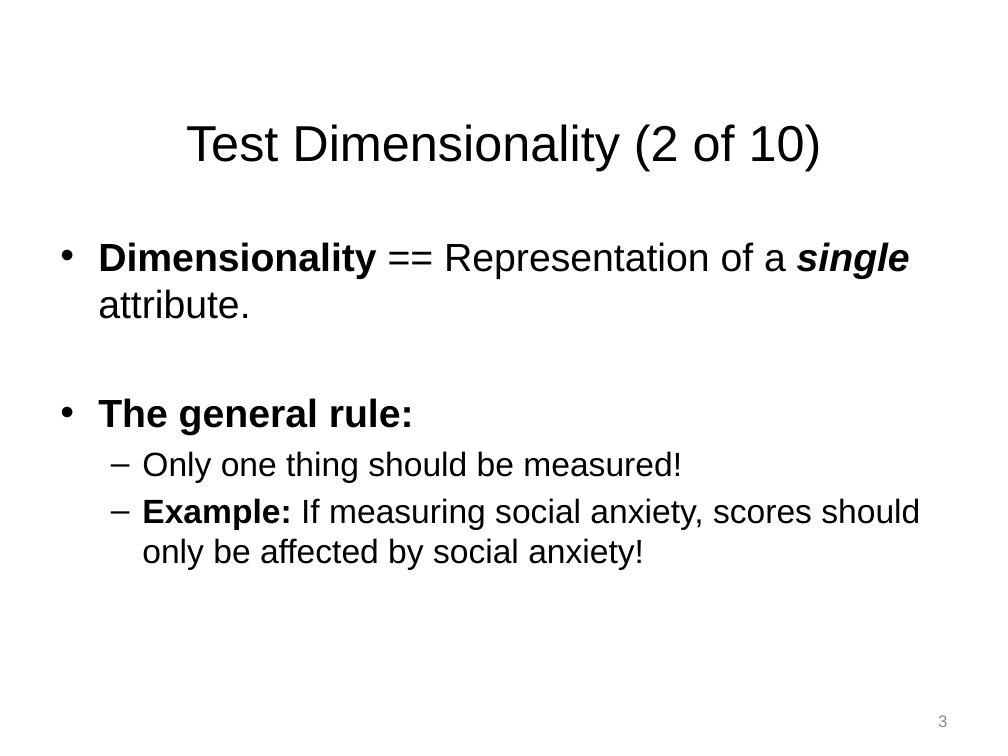
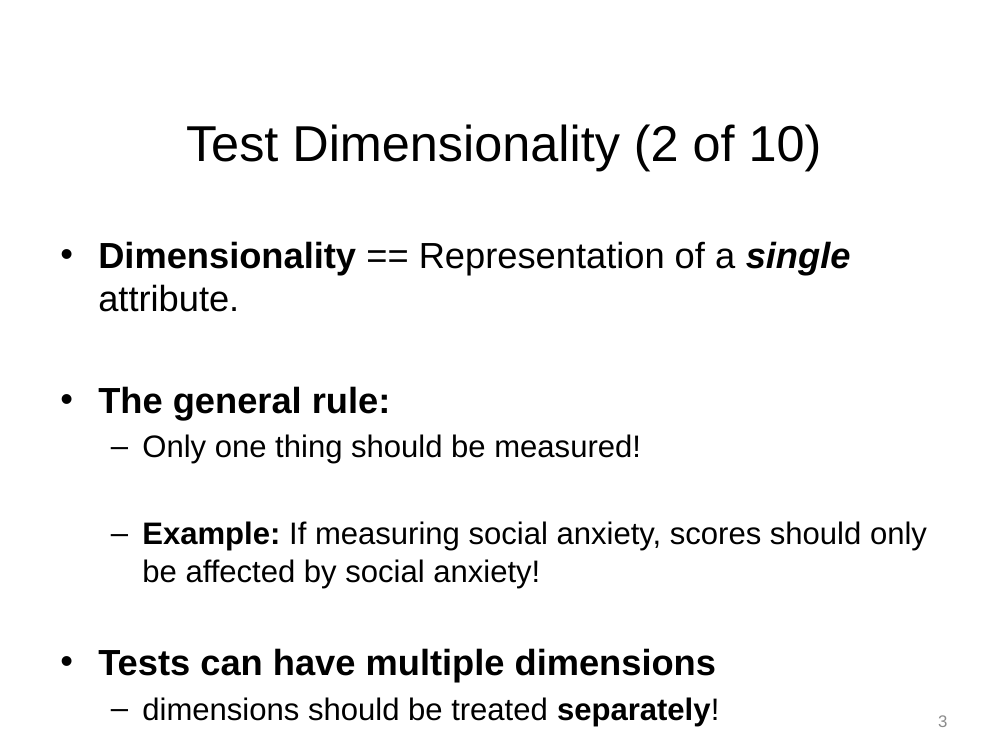
Before and after one commit to npm27/Teaching-Materials, a slide deck: slide 3 of Tests and Eval/Slides/4 Chapter 4 Part 1.pptx. Drawn at 1008x756 pixels with LibreOffice and Linux fonts; fonts in the diff are those of the drawing. Boxes give left, top, right and bottom in pixels: in the first picture for what was removed or moved away, otherwise in the second. Text is boxed around its words. In the diff, an @@ line names an element or a change of style, - is before the commit and + after.

```diff
--- a/Tests and Eval/Slides/4 Chapter 4 Part 1.pptx
+++ b/Tests and Eval/Slides/4 Chapter 4 Part 1.pptx
@@ text at (98,241,927,588): size 28 to 25.9 pt in "Dimensionality == Representation of a single attribute.", "The general rule:"; size 24 to 22.2 pt in "Only one thing should be measured!", "Example: If measuring social anxiety, scores should ..." @@
@@ text at (98,648,719,726): paragraphs added @@
+• Tests can have multiple dimensions
+  – dimensions should be treated separately!
```
Also in this commit, not shown: 2 other slides changed, 3 slides added, 1 other file.
